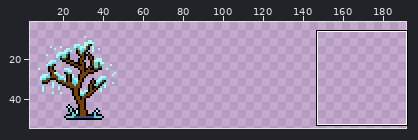
Pixel-art file: season-of-trees-1.aseprite. Above, an overview of the earlier version with the close-up marked.
Close-up. As it was:
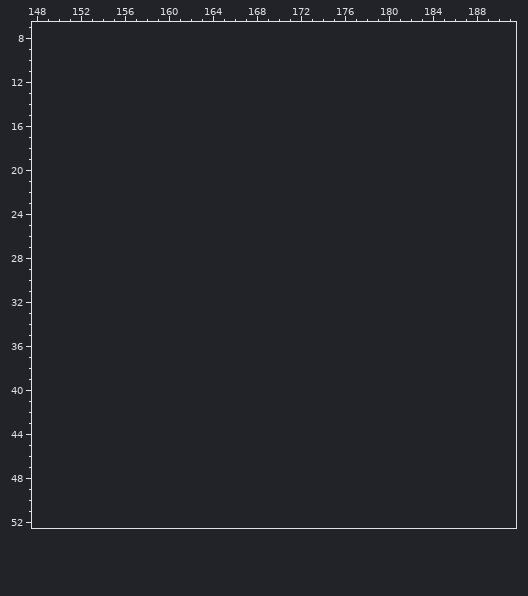
64x64 pixels, 1 frame. Colours within 5 levels of each other are drawn and written as one. Shown: x 148..191, y 7..52. The old version is drawn lined up with the new one, on the new canvas. The wide view leaves out empty margins. The commit also changed other parts of the picture, which this record leaves out.
The result:
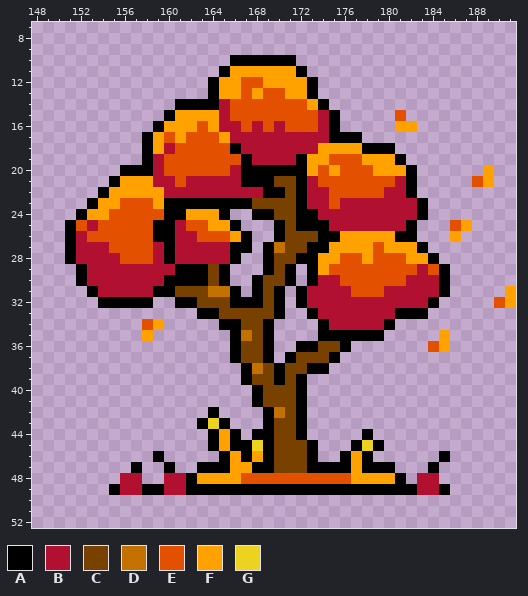
Palette (. is transparent): A #000000  B #b21030  C #794100  D #c37100  E #e35100  F #ffa200  G #ebd320
Difference:
canvas 64x64 -> 192x64, the old top-left corner now at 0,3 (the part of the old canvas that was cut away was empty and is not shown)
Changed rows in their new state; - is an unchanged pixel.
first column x 151:
10 ---------------AAAAAA--------------------
11 --------------AFFFFFFA-------------------
12 -------------AFFEEFFFFA------------------
13 -------------AFFEFEEFFA------------------
14 ----------AAAABEEEEEEEFA-----------------
15 ---------AFFFFBEEEEEEEEBA-----E----------
16 --------AFFFEFBBEBEBEEEBA-----FF---------
17 -------AFEFEEEFBBBBBBBBBAAA--------------
18 -------AFBEEEEEABBBBBBBFFFFAAA-----------
19 -------ABEEEEEEEABBBBAFFEEEFFFA----------
20 -----AAABEEEEEEBAAAAAAFEFEEEFFFA------F--
21 ----AFFFBBEBBBBBAAACCABEEEEEEEBA-----EF--
22 ---AFFFFFBBBBBBBBBAACABBEEEEEBBA---------
23 --AFFEEEFAAAAAAAACCCCABBEBBBBBBBA--------
24 -AFFEEEEEAAFFFA--AACCAABBBBBBBBBA--------
25 AEBEEEEEAABEEFFA---ACAAABBBBBBBA---EF----
26 ABEEEEEEAABBEEEFA--ACCCAAFFFFFAA---F-----
27 ABBBEEEEBABBBBBAA-ADCCAAFFFFEFFFA--------
28 ABBBBEEEBABBBBBA--ACCAAFFEEFEEEFFA-------
29 -ABBBBBBBBAAACA---ACA-AFEEEEEEEEBEA------
30 -ABBBBBBBAAAACA--ACCA-ABBEEEEEEBBBA------
31 --ABBBBBAACCCDDA-ACA-ABBBBEEEBBBBBA-----F
32 ---AAAAA--AACCCAAACA-ABBBBBBBBBBBA-----EF
33 ------------AACCCCCA--ABBBBBBBAAA--------
34 -------EF-----AACCA----ABBBBBA-----------
35 -------F-------ADCA----AAAAAA-----F------
36 ---------------ACCA--AACCA-------EF------
37 ---------------ACCA-ACCCA----------------
38 ----------------ADCACCAA-----------------
39 ----------------ACCACA-------------------
40 -----------------ACCCA-------------------
41 -----------------ACCCA-------------------
42 -------------A----ADCA-------------------
43 ------------AGA---ACCA-------------------
44 -------------AFA-AACCA-----A-------------
45 -------------AFAAGACCCA---AGA------------
46 --------A-----AFAFACCCA--AFA------A------
47 ------A--A--AAAFFAACCCAAAAFAAA---A-------
48 -----BB--BBAFFFFEEEEEEEEEEFFFFA-BB-------
49 ----ABBAABBAAAAAAAAAAAAAAAAAAAAABBA------
